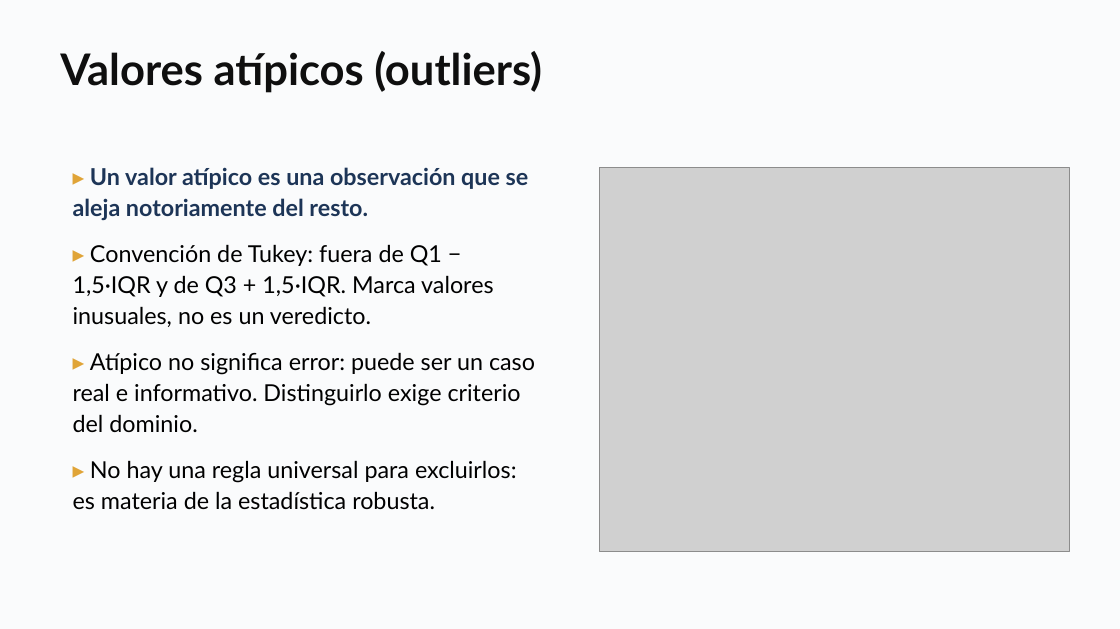
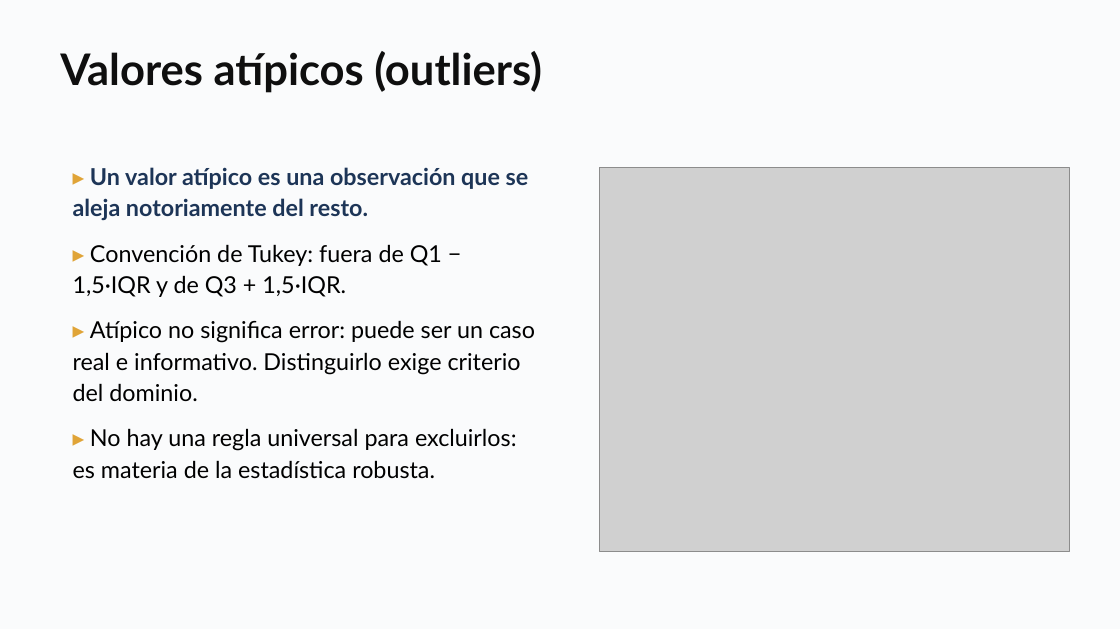
Before and after one commit to daniopitz/diplomado-cdd, a slide deck: slide 30 of presentaciones/clase02_eda_descriptiva.pptx. Drawn at 1120x629 pixels with LibreOffice and Linux fonts; fonts in the diff are those of the drawing; grey boxes stand for pictures. Boxes give left, top, right and bottom in pixels: in the first picture for what was removed or moved away, otherwise in the second. Text is boxed around its words. In the diff, an @@ line names an element or a change of style, - is before the commit and + after.

```diff
--- a/presentaciones/clase02_eda_descriptiva.pptx
+++ b/presentaciones/clase02_eda_descriptiva.pptx
@@ text at <box>73,244,442,297</box>: text changed @@
-▸ Convención de Tukey: fuera de Q1 − 1,5·IQR y de Q3 + 1,5·IQR. Marca valores inusuales, no es un veredicto.
+▸ Convención de Tukey: fuera de Q1 − 1,5·IQR y de Q3 + 1,5·IQR.
```
Also in this commit, not shown: 1 other file.
